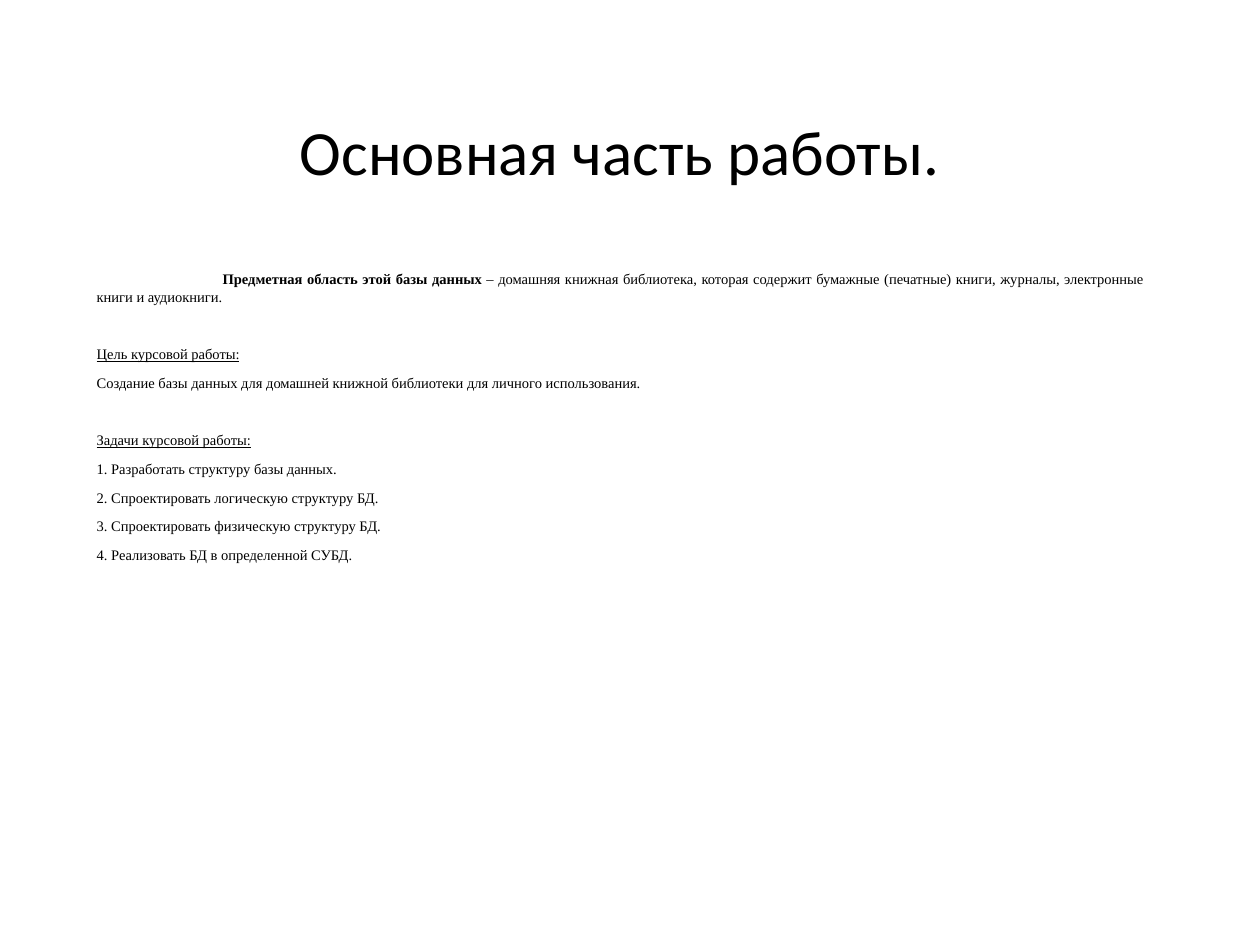
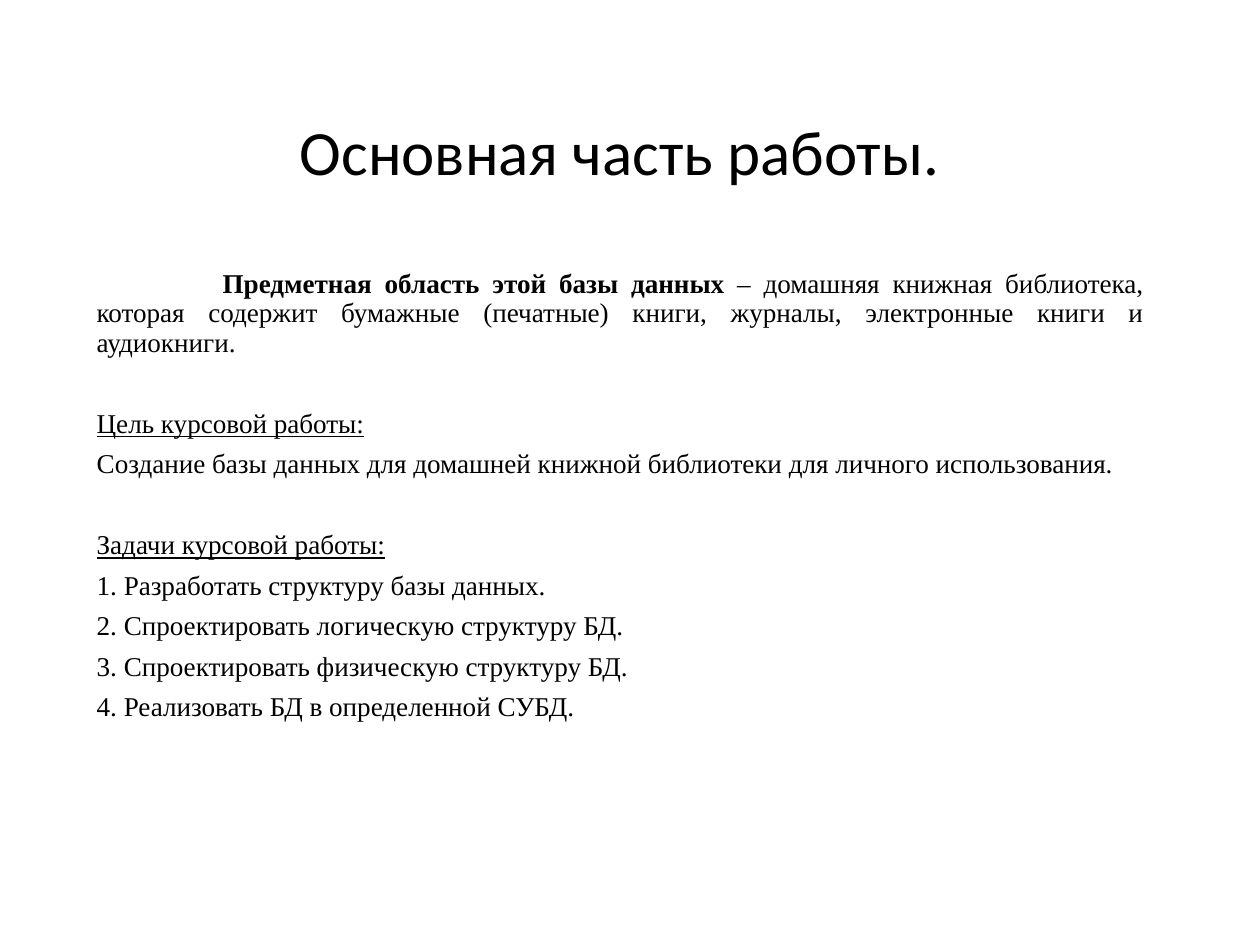
Before and after one commit to VividPhoenixGame/Kursovaya_Pungin, a slide deck: slide 2 of БД для домашней библиотеки1.pptx. Drawn at 1260x945 pixels with LibreOffice and Linux fonts; fonts in the diff are those of the drawing. Boxes give left, top, right and bottom in pixels: in the first picture for what was removed or moved away, otherwise in the second. Text is boxed around its words. In the diff, an @@ line names an element or a change of style, - is before the commit and + after.

```diff
--- a/БД для домашней библиотеки1.pptx
+++ b/БД для домашней библиотеки1.pptx
@@ text "Предметная область этой базы данных ..." at box(97, 273, 1143, 721): size 8.3 to 15.5 pt; line spacing 1 to 0.9 @@
```
Also in this commit, not shown: 5 other slides changed.
